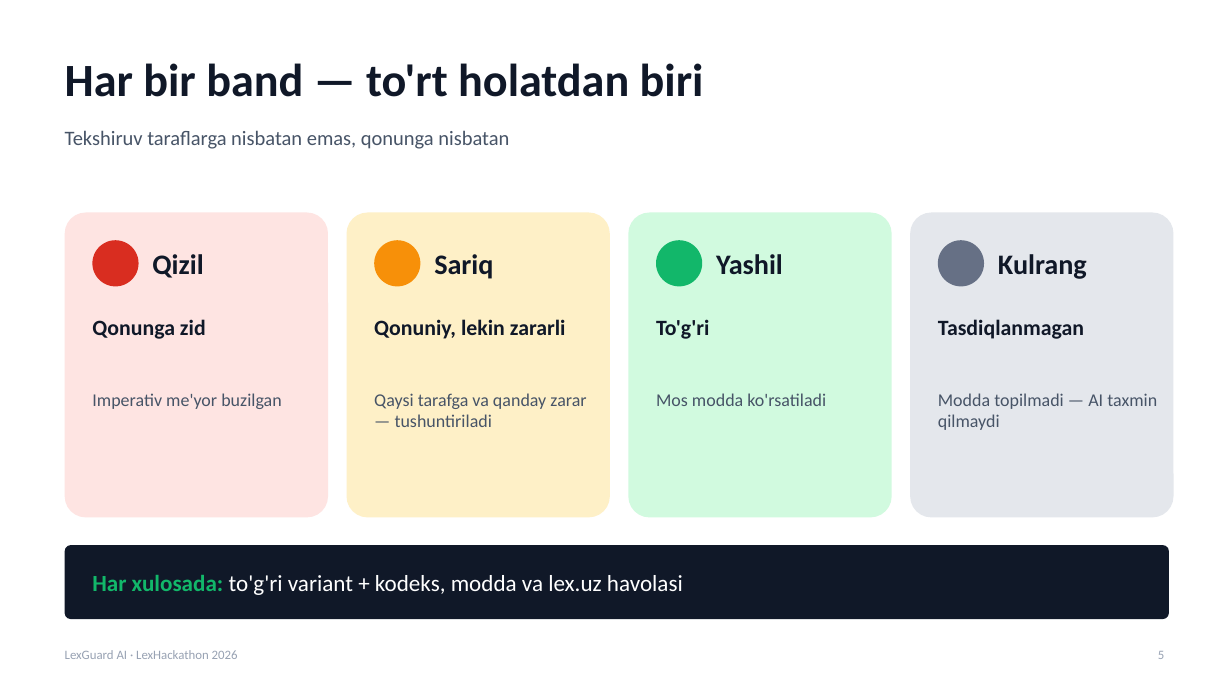
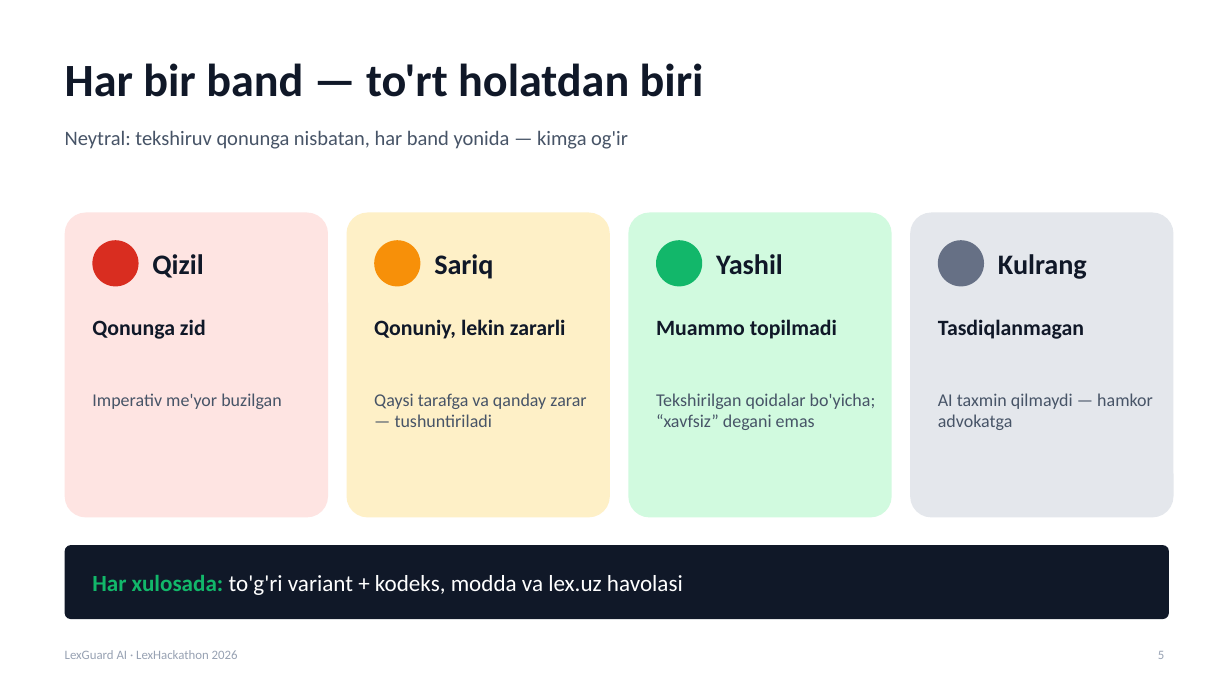
Before and after one commit to Vafoyev/LexHackaton_DNK_CODE, a slide deck: slide 5 of presentation/LexGuard-AI-Taqdimot.pptx. Drawn at 1232x693 pixels with LibreOffice and Linux fonts; fonts in the diff are those of the drawing. Boxes give left, top, right and bottom in pixels: in the first picture for what was removed or moved away, otherwise in the second. Text is boxed around its words. In the diff, an @@ line names an element or a change of style, - is before the commit and + after.

```diff
--- a/presentation/LexGuard-AI-Taqdimot.pptx
+++ b/presentation/LexGuard-AI-Taqdimot.pptx
@@ text at (65, 130, 628, 149): text changed @@
-Tekshiruv taraflarga nisbatan emas, qonunga nisbatan
+Neytral: tekshiruv qonunga nisbatan, har band yonida — kimga og'ir
@@ text at (656, 319, 837, 339): text changed @@
-To'g'ri
+Muammo topilmadi
@@ text at (656, 393, 876, 430): text changed @@
-Mos modda ko'rsatiladi
+Tekshirilgan qoidalar bo'yicha; “xavfsiz” degani emas
@@ text at (938, 393, 1153, 430): text changed @@
-Modda topilmadi — AI taxmin qilmaydi
+AI taxmin qilmaydi — hamkor advokatga
```
Also in this commit, not shown: 11 other slides changed, 5 other files.
